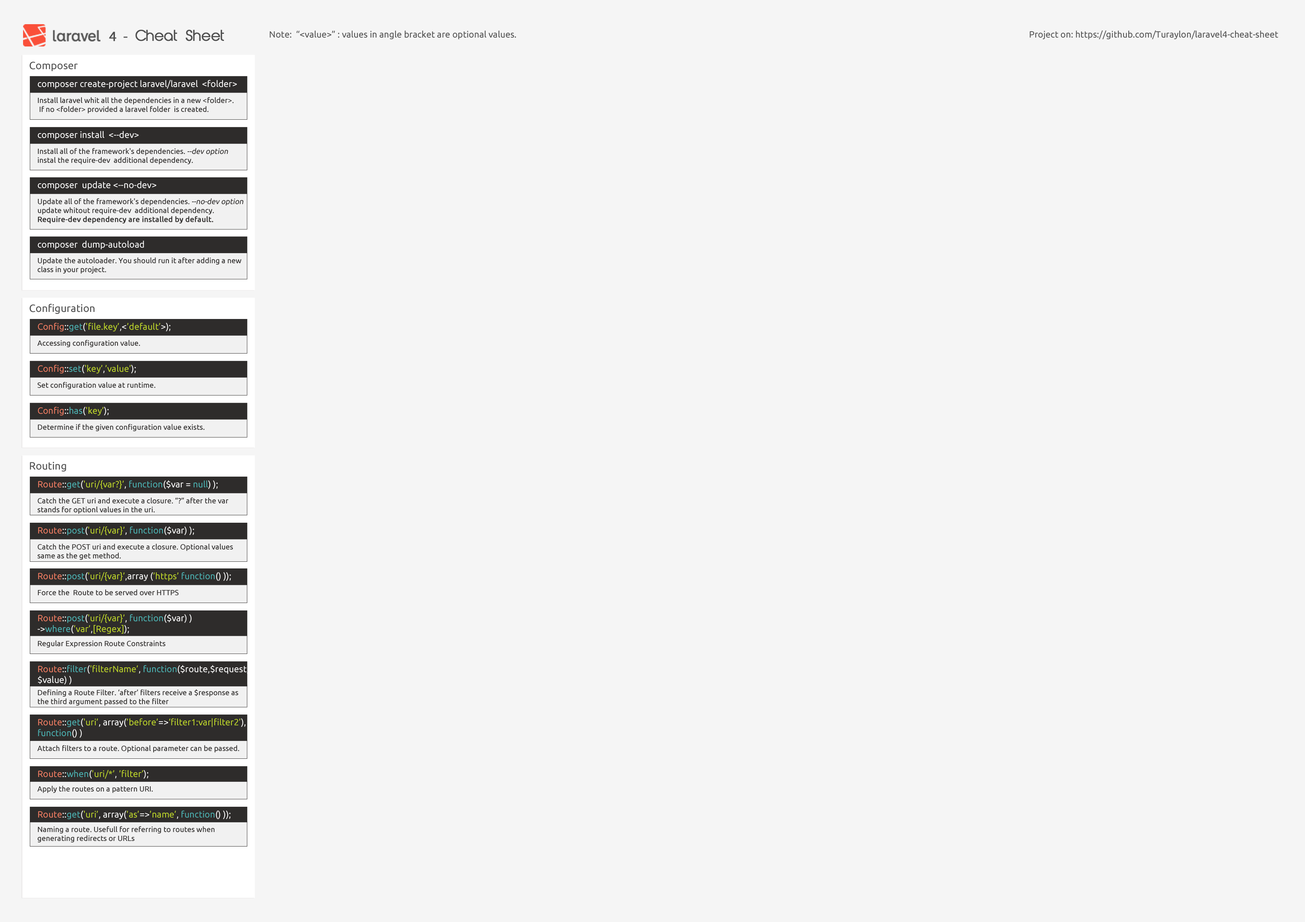
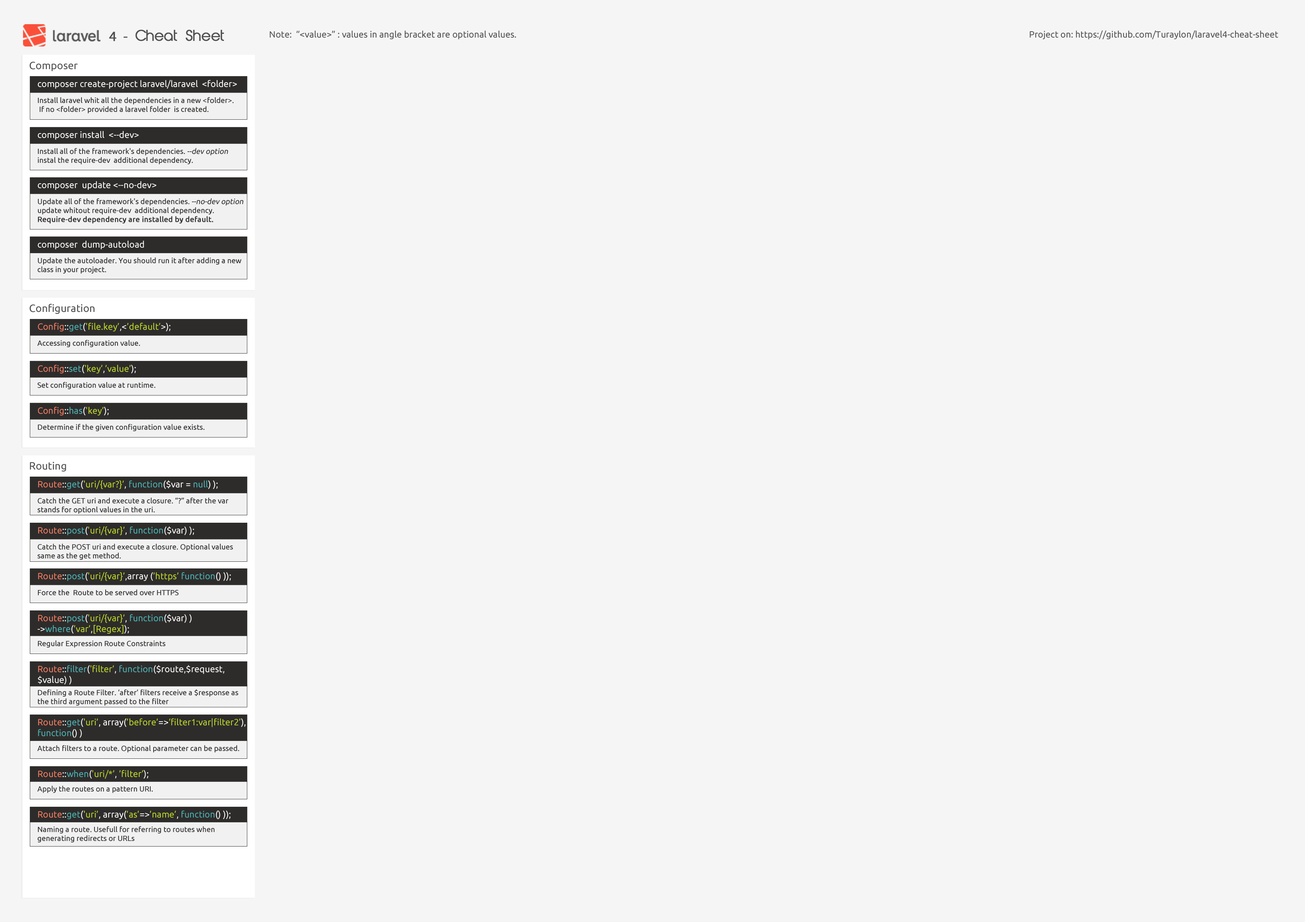
Layer changes from the first 1305×922 image to the second:
renamed "Route::filter('filterName’, function($route,$request, $value) )" to "Route::filter('filter’, function($route,$request, $value) )", painted on it over [112, 665, 248, 675]
